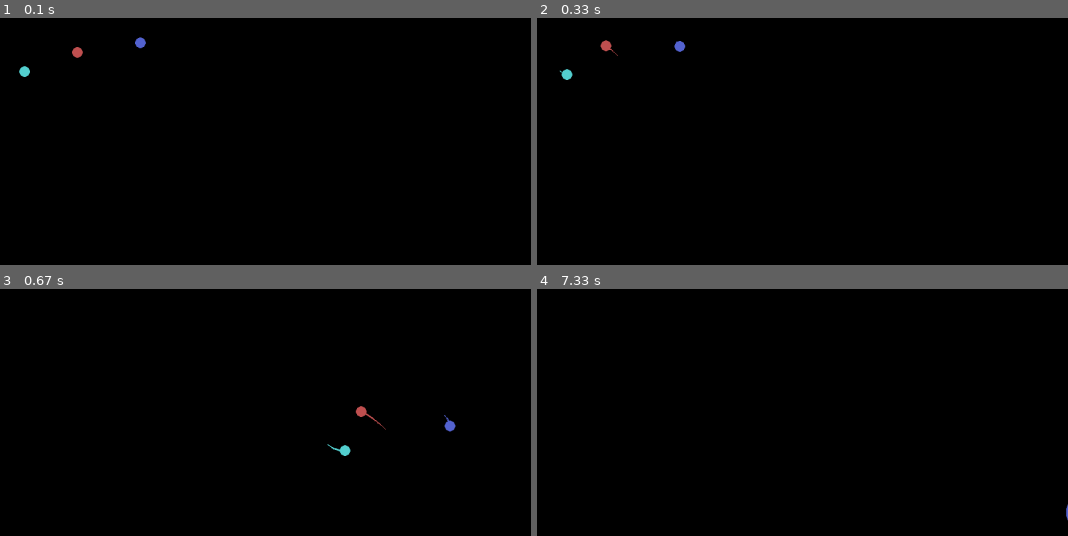
Above: before the commit, frames 1-4 (two rows, left to right).
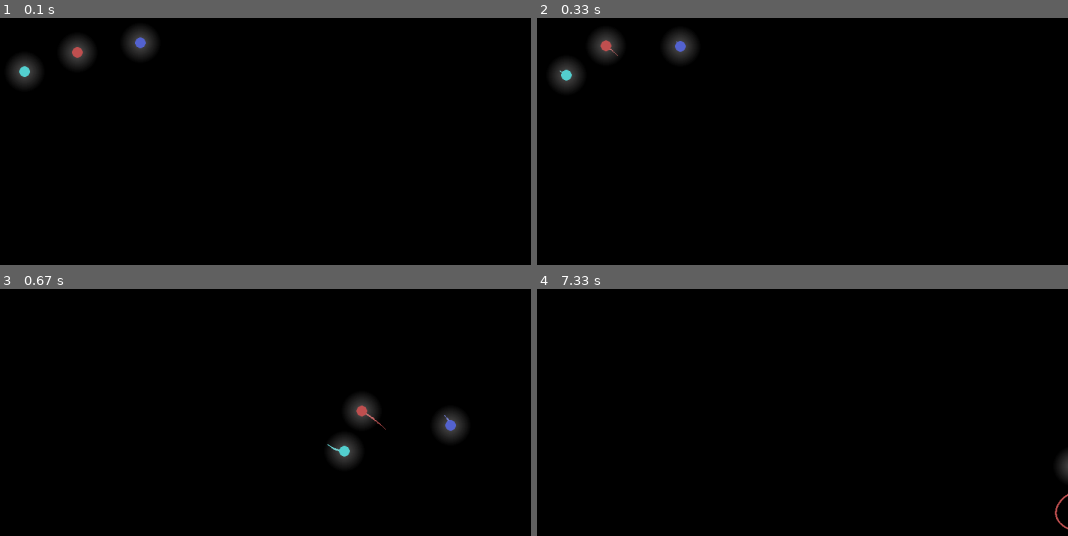
Above: after the commit, the same moments.

Repository: ChaoticSymphony/n-body-problem-pygame
Game: pygame game, started from n-body-problem.py
Two runs of this game, one before a commit and one after it. Both use one fixed random seed, a clock stepped at 60 frames per second and the inputs below.
Inputs (mouse positions are in pixels of both pictures, inside the frame that each line leads up to):
- Up to frame 1 (0.1 s): no input
- Up to frame 2 (0.33 s): no input
- Up to frame 3 (0.67 s): press the mouse at (outside the picture) at 0.37 s; move the mouse to (15, 382) at 0.47 s; release the mouse at (169, 432) at 0.6 s
- Up to frame 4 (7.33 s): press the mouse at (outside the picture) at 0.7 s; move the mouse to (563, 348) at 0.8 s; release the mouse at (722, 368) at 0.93 s; move the mouse to (outside the picture) at 6.97 s; press the mouse at (outside the picture) at 7 s; move the mouse to (outside the picture) at 7.1 s; release the mouse at (outside the picture) at 7.23 s; move the mouse to (outside the picture) at 7.3 s

The runs differ from the first frame. In frame 1, 1.4% of the frame differs, in the area x 1-30%, y 4-28%; in frame 2, 1.4%, in the area x 2-30%, y 5-30%; in frame 3, 1.4%; in frame 4, 0.2%.

Commit message:
Add files via upload
Added a glow around the planets for aesthetic purposes

Diff:
--- a/n-body-problem.py
+++ b/n-body-problem.py
@@ -2,7 +2,7 @@
 import math
 import numpy as np
 
-a = 100
+a = 90
 vel = 0.5
 
 red = (193, 81, 81)
@@ -43,7 +43,25 @@
                 pygame.draw.line(screen, self.color, start_pos, end_pos, thickness)
 
     def draw_planet(self, screen, offset_x, offset_y):
-        # Draw the body itself with an offset
+        # Create a surface with transparency to draw the glow
+        glow_surface = pygame.Surface((100, 100), pygame.SRCALPHA)
+
+        # Define maximum radius for the glow
+        max_radius = 36
+        steps = 36  # Number of concentric circles for the gradient glow
+
+        for i in range(steps):
+            # Calculate radius and alpha (inverted transparency: brighter in center, fading outward)
+            radius = max_radius - (i * max_radius // steps)  # Inner circles have smaller radius
+            alpha = 0 + (i * 100 // steps)  # Inner circles are more opaque, outer ones more transparent
+
+            # Draw the circle with increasing transparency toward the outer edges
+            pygame.draw.circle(glow_surface, (225, 222, 222, alpha), (50, 50), radius)
+
+        # Blit the glow surface onto the screen, centering it around the planet
+        screen.blit(glow_surface, (int(self.x + offset_x - 50), int(self.y + offset_y - 50)))
+
+        # Draw the planet
         pygame.draw.circle(screen, self.color, (int(self.x + offset_x), int(self.y + offset_y)), 9)
 
     def accelerate_due_to_gravity(self, other):
@@ -62,7 +80,7 @@
         self.x += self.vx
         self.y += self.vy
         self.orbit.append((self.x, self.y))
-        if len(self.orbit) > 200:  # Keep the orbit list from growing indefinitely
+        if len(self.orbit) > 1000:  # Keep the orbit list from growing indefinitely
             self.orbit.pop(0)
 
     def interact_with(self, other):
@@ -82,7 +100,6 @@
     Body(mass=a, color=red, x=750, y=400, vx=-0.93240737, vy=-0.86473142),
     Body(mass=a, color=cyan, x=750-97, y=400+24.323, vx=0.466203685, vy=0.43236573),
     Body(mass=a, color=blue, x=750+97, y=400-24.323, vx=0.466203685, vy=0.43236573),
-    #Body(mass=0.0001, color=white, x=750+150, y=400-100, vx=0.7, vy=1.5),
 ]
 
 while running:
